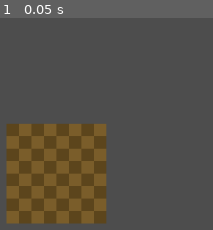
Above: before the commit, frame 1.
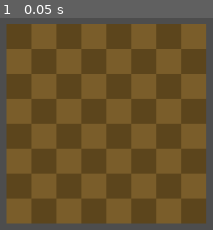
Above: after the commit, the same moment.

Repository: JoachimKvamme/chessChain
Game: Godot game, scene res://Scenes/main.tscn
The game is run twice, just before and just after one commit, with the same random seed, the same clock (stepped at 60 frames per second) and the same inputs.
Inputs:
- Up to frame 1 (0.05 s): no input

The runs differ from the first frame. In frame 1, 76% of the frame differs, in the area x 2-97%, y 2-98%.
Error after the commit: Parse Error: Identifier "LEFT_MOUSE_BUTTON" not declared in the current scope. (res://Scenes/chess.gd:70)

Commit message:
Chessboard done, started on input

Diff:
--- a/nytt-sjakk-prosjekt/Scenes/chess.gd
+++ b/nytt-sjakk-prosjekt/Scenes/chess.gd
@@ -1,6 +1,9 @@
 extends Sprite2D
 
 const BOARD_SIZE = 8
+const CELL_WIDHT = 18
+
+const TEXTURE_HOLDER = preload("res://Scenes/texture_holder.tscn")
 
 const BLACK_BISHOP = preload("res://Assets/Chess/black_bishop.png")
 const BLACK_KING = preload("res://Assets/Chess/black_king.png")
@@ -47,6 +50,48 @@
 
 
 
+
+
 # Called when the node enters the scene tree for the first time.
 func _ready() -> void:
-	pass # Replace with function body.
+	board.append([4, 2, 3, 5, 6, 3, 2, 4])
+	board.append([1, 1, 1, 1, 1, 1, 1, 1])
+	board.append([0, 0, 0, 0, 0, 0, 0, 0])
+	board.append([0, 0, 0, 0, 0, 0, 0, 0])
+	board.append([0, 0, 0, 0, 0, 0, 0, 0])
+	board.append([0, 0, 0, 0, 0, 0, 0, 0])
+	board.append([-1, -1, -1, -1, -1, -1, -1, -1])
+	board.append([-4, -2, -3, -5, -6, -3, -2, -4])
+
+	display_board()
+
+func _input(event):
+	if event is InputEventMouseButton && event.is_pressed():
+		if event.button_index == LEFT_MOUSE_BUTTON:
+			if is_mouse_out(): return
+
+func is_mouse_out():
+	get_global_mouse_position().x < 0 || get_global_mouse_position().x > 144 || get_global_mouse_position().y > 0 || get_global_mouse_position().y < -144
+
+
+func display_board():
+	for i in BOARD_SIZE:
+		for j in BOARD_SIZE:
+			var holder = TEXTURE_HOLDER.instantiate()
+			pieces.add_child(holder)
+			holder.global_position = Vector2(j * CELL_WIDHT + (CELL_WIDHT / 2), -i * CELL_WIDHT - (CELL_WIDHT / 2))
+
+			match board[i][j]:
+				-6: holder.texture = BLACK_KING
+				-5: holder.texture = BLACK_QUEEN
+				-4: holder.texture = BLACK_ROOK
+				-3: holder.texture = BLACK_BISHOP
+				-2: holder.texture = BLACK_KNIGHT
+				-1: holder.texture = BLACK_PAWN
+				0: holder.texture = null
+				6: holder.texture = WHITE_KING
+				5: holder.texture = WHITE_QUEEN
+				4: holder.texture = WHITE_ROOK
+				3: holder.texture = WHITE_BISHOP
+				2: holder.texture = WHITE_KNIGHT
+				1: holder.texture = WHITE_PAWN
--- a/nytt-sjakk-prosjekt/Scenes/main.tscn
+++ b/nytt-sjakk-prosjekt/Scenes/main.tscn
@@ -5,6 +5,7 @@
 [node name="Main" type="Node2D"]
 
 [node name="Camera2D" type="Camera2D" parent="."]
+zoom = Vector2(2, 2)
 
 [node name="CanvasLayer" type="CanvasLayer" parent="."]
 
--- /dev/null
+++ b/nytt-sjakk-prosjekt/Scenes/texture_holder.tscn
@@ -0,0 +1,3 @@
+[gd_scene format=3 uid="uid://bpn53n8jcighm"]
+
+[node name="texture_holder" type="Sprite2D"]
